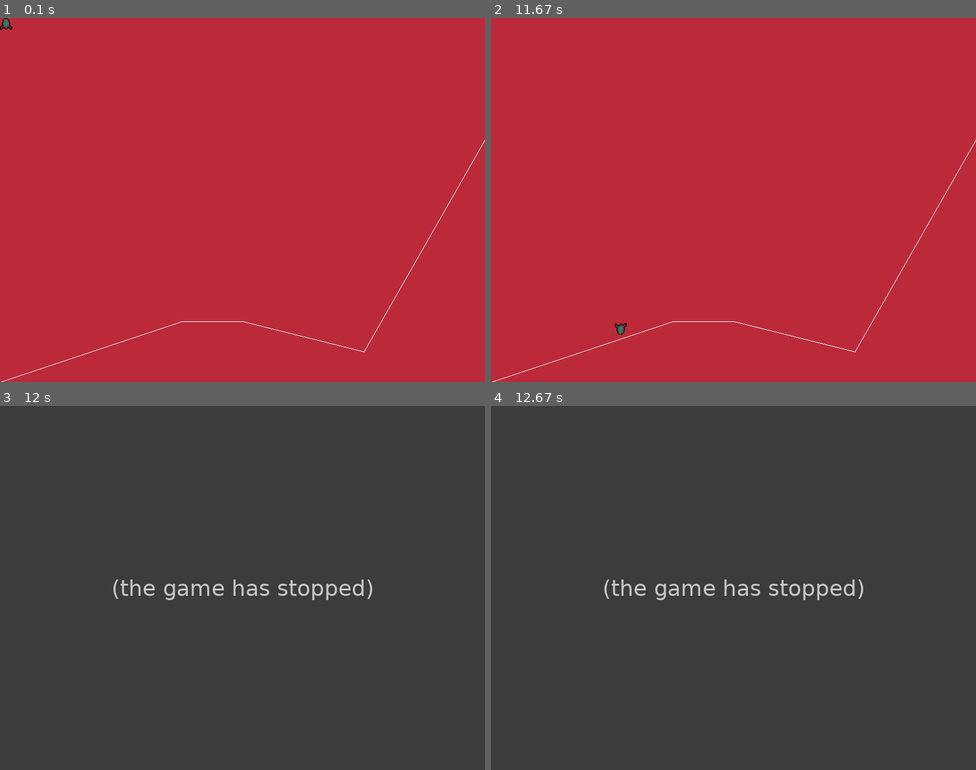
Above: before the commit, frames 1-4 (two rows, left to right).
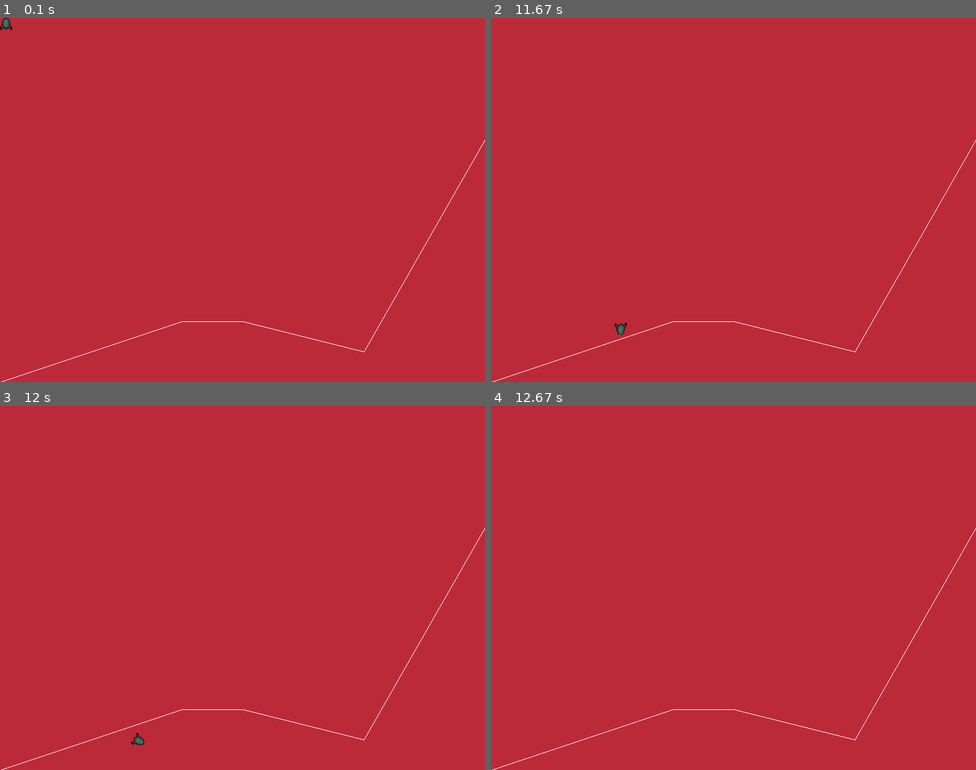
Above: after the commit, the same moments.

Repository: CozyDino/LunarLanderPyGame
Game: pygame game, started from launch.py
Same seed, same stepped clock (60 frames per second), same inputs: the game is played once before the commit and once after it.
Inputs:
- Up to frame 1 (0.1 s): no input
- Up to frame 2 (11.67 s): hold Up 0.33-0.8 s; hold Right 0.83-1.47 s; hold Left 1.5-1.97 s; hold Right 2-2.47 s; hold Up 2.5-2.8 s; hold Right 2.83-3.3 s; hold Left 3.33-3.87 s; hold Left 3.9-4.3 s; hold Up 4.33-4.7 s; hold Right 4.73-5.37 s; hold Left 5.4-5.87 s; hold Right 5.9-6.37 s; hold Up 6.4-6.7 s; hold Right 6.73-7.2 s; hold Left 7.23-7.77 s; hold Left 7.8-8.2 s; hold Up 8.23-8.6 s; hold Right 8.63-9.27 s; hold Left 9.3-9.77 s; hold Right 9.8-10.27 s; hold Up 10.3-10.6 s; hold Right 10.63-11.1 s; hold Left from 11.13 s (still down)
- Up to frame 3 (12 s): release Left at 11.67 s; hold Left from 11.7 s (still down)
- Up to frame 4 (12.67 s): release Left at 12.1 s

Frames 1-2 are identical in both runs. In frame 3, 100% of the frame differs, in the area x 0-100%, y 0-100%; in frame 4, 100%.
Before the commit the program exited at 11.68 s; later frames show no game.

Commit message:
More bug correciton and bug report txt

Diff:
--- /dev/null
+++ b/BugReport.txt
@@ -0,0 +1,6 @@
+Il y a un bug pour les collision avec la fusée lorsque la platform est horizontal, pourquoi ? Les raisons :
+    - Les lignes constituant la fusée sont horizontal et verticales, ce qui veut dire que d'une part,
+    les lignes horizontales constiuant le bas et le haut du carré de la fusée ne collide pas avec la plateforme horizontale,
+     car ils sont le même coeff directeur, et donc que les deux droites sont parallèle
+     d'autre part les autres ligne de la fusée pouvant collide sont les côté gauche et droite, OR, la fonction
+     rejette les cas de ligne verticales car elles ont un coeff directeur infini, donc la fonction ne traite pas ce cas
--- a/main.py
+++ b/main.py
@@ -20,7 +20,7 @@
         self.fusee.draw(window)
     def isOver(self):
         if(self.niveau.collide(self.fusee)):
-            return True
+            return False
         else:
             return False
 
@@ -122,8 +122,8 @@
     def pointSurSegment(self, x, y):
         """ print("X : ",x," Y : ",y)
         print("left :", y * (self.bx - self.ax), "right : ", (self.by-self.ay)*(x-self.bx)+ self.by * (self.bx-self.ax)) """
-        if((y * (self.bx - self.ax) <= (self.by-self.ay)*(x-self.bx)+ self.by * (self.bx-self.ax) + 0.1)
-        and (y * (self.bx - self.ax) >= (self.by-self.ay)*(x-self.bx)+ self.by * (self.bx-self.ax) - 0.1)):
+        if((y * (self.bx - self.ax) <= (self.by-self.ay)*(x-self.bx)+ self.by * (self.bx-self.ax) + 2)
+        and (y * (self.bx - self.ax) >= (self.by-self.ay)*(x-self.bx)+ self.by * (self.bx-self.ax) - 2)):
             """ print("Appartient à la droite ok")
             print("x : ",x," max x : ",max([self.ax, self.bx]))
             print("x : ",x," min x : ",min([self.ax, self.bx])) """
--- a/test.py
+++ b/test.py
@@ -9,7 +9,7 @@
 
 line2 = main.Ligne(0,1,3,0)
 
-line3 = main.Ligne(2,3,5,3)
+line3 = main.Ligne(300,519,310,499)
 
 if(line.pointSurSegment(2.4545,2.45454) and line.pointSurSegment(2,2) and not line.pointSurSegment(2.4545,2)):
     print("OK !")
@@ -18,7 +18,21 @@
     print("OK 2 !")
 
 
+lineHorizontal = main.Ligne(100,100, 600, 100)
+if(lineHorizontal.pointSurSegment(120,100) and lineHorizontal.pointSurSegment(140,100) and lineHorizontal.pointSurSegment(500,100) and  not lineHorizontal.pointSurSegment(120,110)):
+    print("OMG OK")
+
+# la fonction point sur Segment semble fonctionner pour les lignes horizontales, il faut donc aller voir du côté de la fonction intersection
+
 if(line.intersection(line2)):
     print("Collision des lignes 1 et 2")
 if(line.intersection(line3)):
     print("Collision des lignes 1 et 3")
+
+if(line3.intersection(lineHorizontal)): # détermine les bonnes coordonnées d'intersection
+    print("Collision ligne 1 et horizontal")
+
+lineBug = main.Ligne(300,500,400,500)
+
+if(line3.intersection(lineBug)):
+    print("collision good ")
